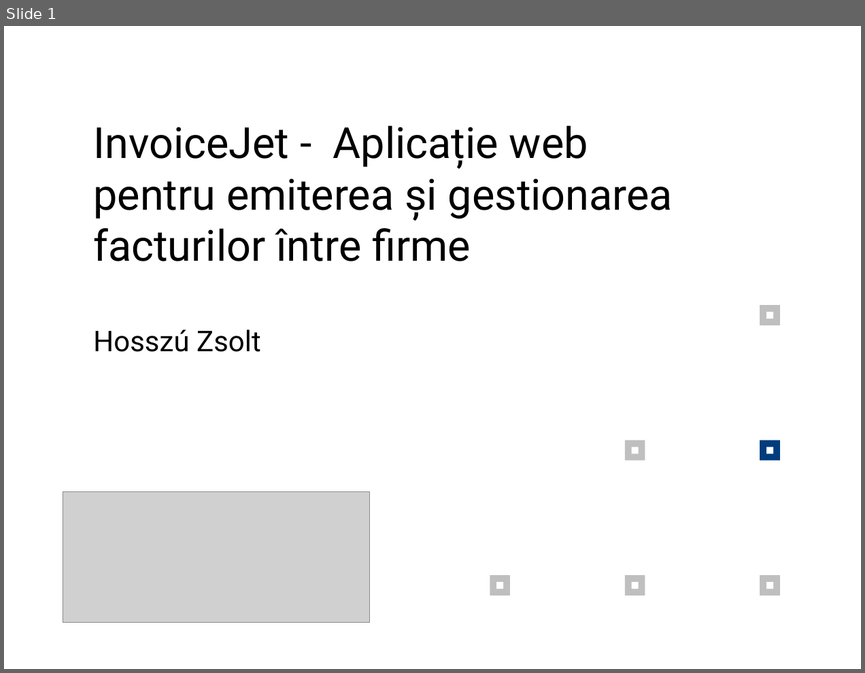
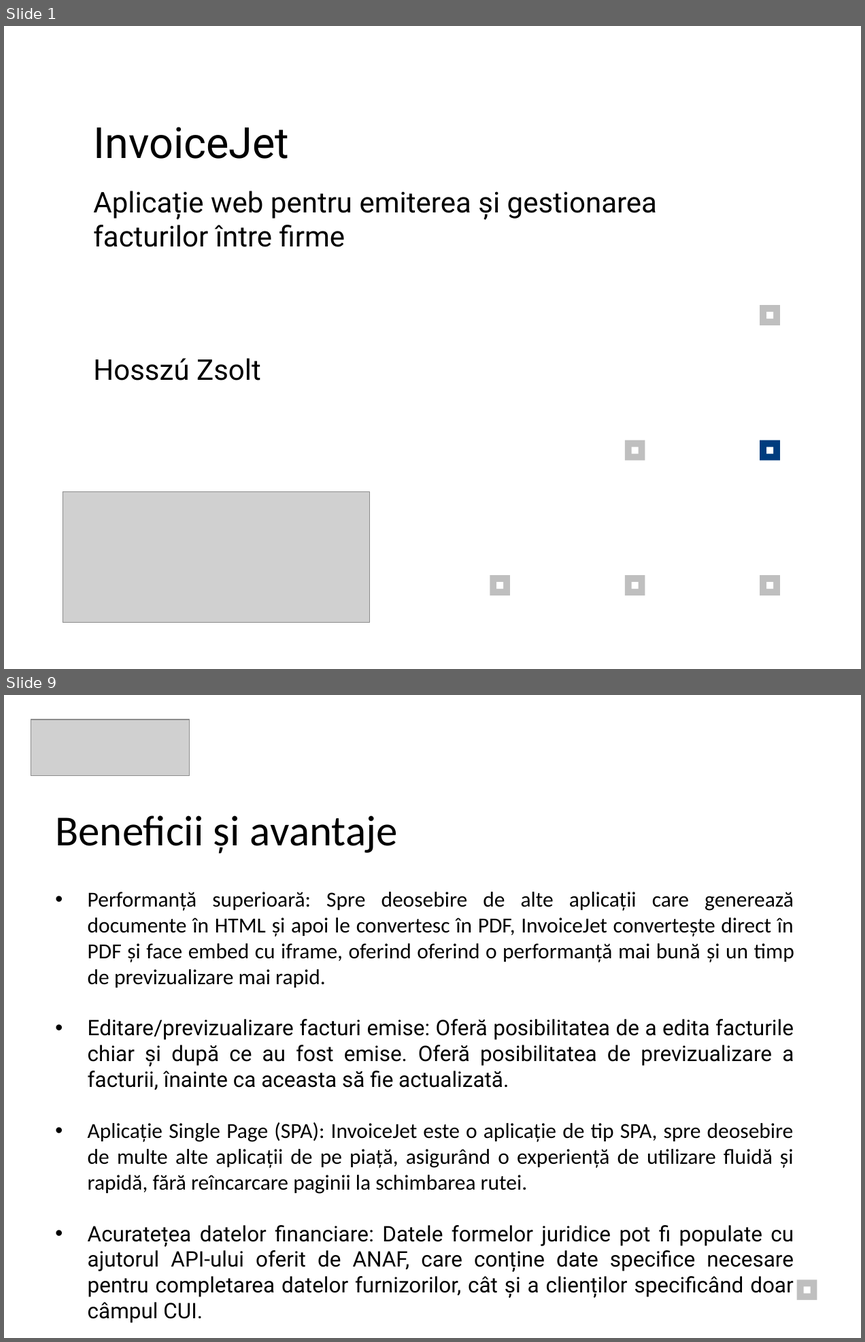
Before and after one commit to zsoltibv/InvoiceJet, a slide deck: Prezentare_Hosszu_Zsolt.pptx. Shown one above the other, each under a label of ours: slide 1 before the commit, slides 1 and 9 after it; the slides between them are not shown. The pictures are 865x673 and 865x1342 pixels, drawn with LibreOffice and Linux fonts; fonts in the diff are those of the drawing; grey boxes stand for pictures. Boxes give left, top, right and bottom in pixels: in the first picture for what was removed or moved away, otherwise in the second. Text is boxed around its words. In the diff, an @@ line names an element or a change of style, - is before the commit and + after.

```diff
--- a/Prezentare_Hosszu_Zsolt.pptx
+++ b/Prezentare_Hosszu_Zsolt.pptx
@@ slide 9 added at (4, 695, 861, 1338), background #FFFFFF @@
@@ picture added at (31, 720, 189, 777) @@
@@ text added at (55, 815, 397, 853), 36 pt, text #000000 @@
+Beneficii și avantaje
@@ text added at (88, 892, 794, 1323), 18 pt, text #000000 @@
+• Performanță superioară: Spre deosebire de alte aplicații care generează documente în HTML și apoi le convertesc în PDF, InvoiceJet convertește direct în PDF și face embed cu iframe, oferind oferind o performanță mai bună și un timp de previzualizare mai rapid.
+• Editare/previzualizare facturi emise: Oferă posibilitatea de a edita facturile chiar și după ce au fost emise. Oferă posibilitatea de previzualizare a facturii, înainte ca aceasta să fie actualizată.
+• Aplicație Single Page (SPA): InvoiceJet este o aplicație de tip SPA, spre deosebire de multe alte aplicații de pe piață, asigurând o experiență de utilizare fluidă și rapidă, fără reîncarcare paginii la schimbarea rutei.
+• Acuratețea datelor financiare: Datele formelor juridice pot fi populate cu ajutorul API-ului oferit de ANAF, care conține date specifice necesare pentru completarea datelor furnizorilor, cât și a clienților specificând doar câmpul CUI.
@@ rectangle added at (797, 1279, 817, 1300), fill #BFBFBF @@
@@ rectangle added at (804, 1286, 810, 1293), fill #FFFFFF @@
@@ slide 1 changed as well @@
@@ text at (93, 127, 657, 247): text changed; size 36 to 24 pt @@
-InvoiceJet - Aplicație web pentru emiterea și gestionarea facturilor între firme
+InvoiceJet
+Aplicație web pentru emiterea și gestionarea facturilor între firme
@@ text "Hosszú Zsolt": place and size @@
-text "Hosszú Zsolt" at (93, 329, 261, 352)
+text "Hosszú Zsolt" at (93, 358, 261, 380)
```
Also in this commit, not shown: 10 other slides added, 3 slides removed.
